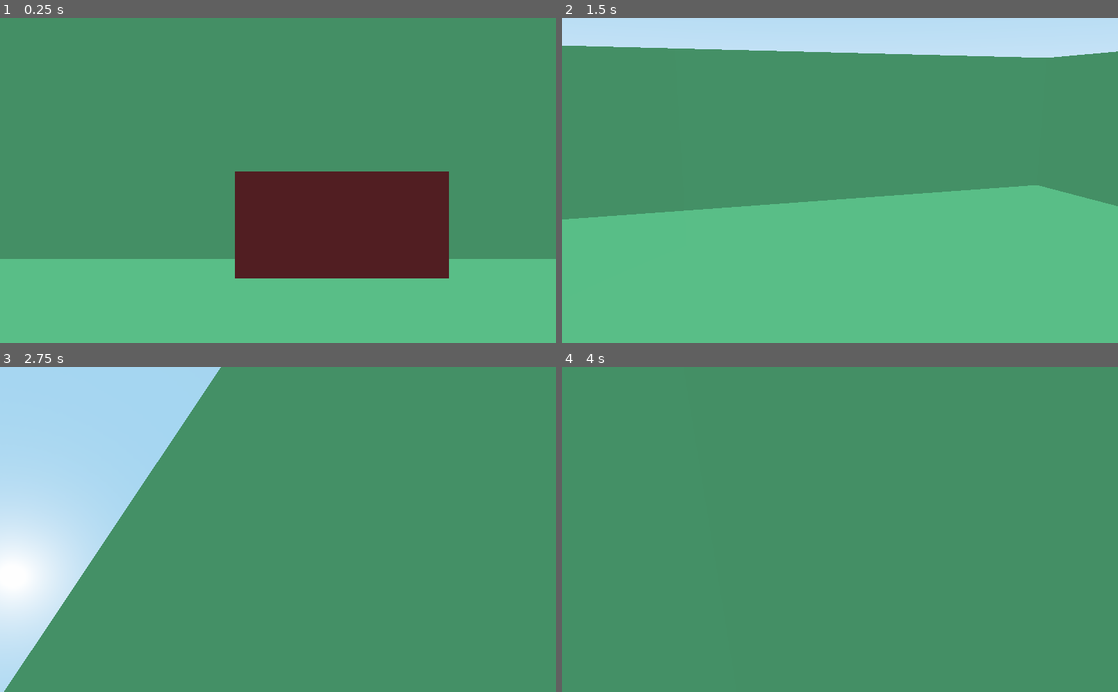
Above: before the commit, frames 1-4 (two rows, left to right).
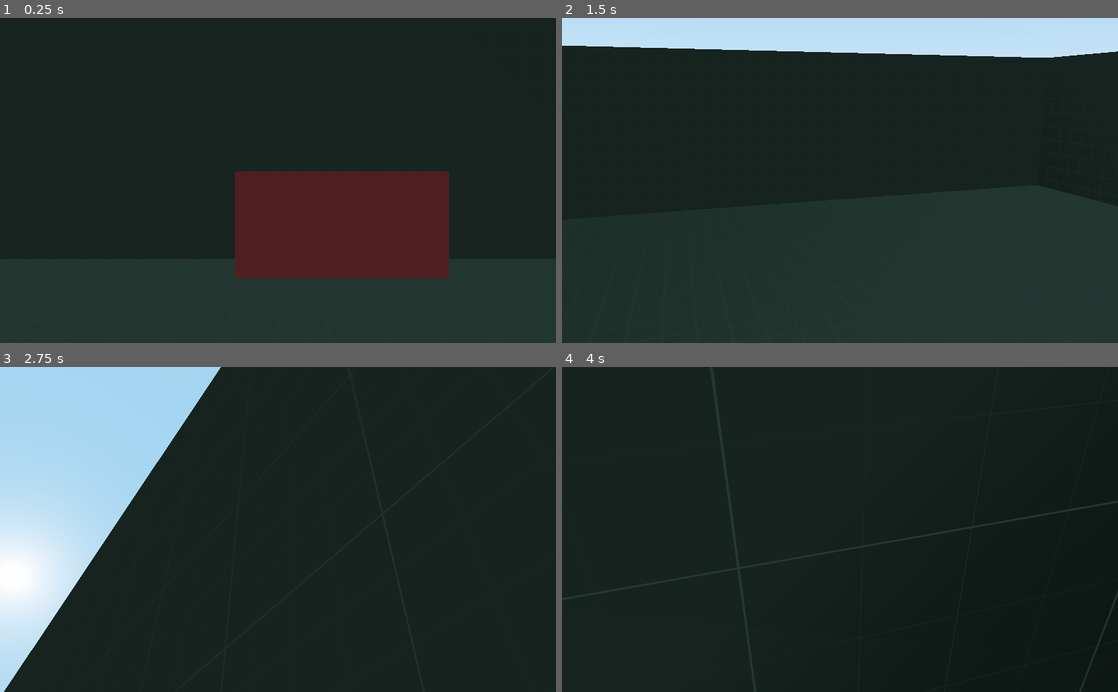
Above: after the commit, the same moments.

Repository: DocentSzachista/PiPG-demo
Game: Godot game, scene res://Main.tscn
The game is run twice, just before and just after one commit, with the same random seed, the same clock (stepped at 60 frames per second) and the same inputs. The project has no main scene, so this scene is started directly.
Inputs (mouse positions are in pixels of both pictures, inside the frame that each line leads up to):
- Up to frame 1 (0.25 s): no input
- Up to frame 2 (1.5 s): move the mouse to (962, 164) at 0.52 s; hold D (move_right) 0.53-1.28 s; hold W (move_foward) 0.53-1.28 s; tap Space (jump) at 0.77 s; move the mouse to (728, 196) at 1.27 s; hold S (move_backward) from 1.28 s (still down); tap W (move_foward) at 1.35 s
- Up to frame 3 (2.75 s): tap Space (jump) at 1.52 s; move the mouse to (333, 458) at 2.02 s; release S (move_backward) at 2.03 s; hold D (move_right) from 2.03 s (still down); hold W (move_foward) from 2.03 s (still down)
- Up to frame 4 (4 s): move the mouse to (812, 594) at 2.77 s; release W (move_foward) at 2.78 s; tap W (move_foward) at 2.85 s; tap Space (jump) at 3.02, 3.77 s; move the mouse to (1006, 578) at 3.52 s; release D (move_right) at 3.53 s; hold A (move_left) from 3.53 s (still down); hold W (move_foward) from 3.53 s (still down)

The runs differ from the first frame. In frame 1, 87% of the frame differs, in the area x 0-100%, y 0-100%; in frame 2, 90%; in frame 3, 80%; in frame 4, 100%.

Commit message:
add detection of items before player

Diff:
--- a/Demo-version/Main.tscn
+++ b/Demo-version/Main.tscn
@@ -1,12 +1,18 @@
-[gd_scene load_steps=7 format=2]
+[gd_scene load_steps=8 format=2]
 
 [ext_resource path="res://assets/Player/Player.tscn" type="PackedScene" id=1]
+[ext_resource path="res://prototype-graphics/prot_dark_mat.tres" type="Material" id=2]
+[ext_resource path="res://prototype-graphics/prot_dark.png" type="Texture" id=3]
 
 [sub_resource type="BoxShape" id=3]
 extents = Vector3( 1, 0.5, 1 )
 
 [sub_resource type="SpatialMaterial" id=5]
 albedo_color = Color( 0.647059, 0.160784, 0.160784, 1 )
+refraction_enabled = true
+refraction_scale = 1.0
+refraction_texture = ExtResource( 3 )
+refraction_texture_channel = 0
 
 [sub_resource type="CubeMesh" id=4]
 material = SubResource( 5 )
@@ -15,9 +21,6 @@
 [sub_resource type="SpatialMaterial" id=6]
 albedo_color = Color( 0.54902, 0.905882, 0.572549, 1 )
 metallic = 0.16
-
-[sub_resource type="SpatialMaterial" id=7]
-albedo_color = Color( 0.54902, 0.905882, 0.572549, 1 )
 
 [node name="Main" type="Node"]
 
@@ -48,4 +51,4 @@
 width = 18.0
 height = 5.0
 depth = 18.0
-material = SubResource( 7 )
+material = ExtResource( 2 )
--- /dev/null
+++ b/Demo-version/assets/Player/InteractionHandler.gd
@@ -0,0 +1,23 @@
+extends Spatial
+
+
+# Declare member variables here. Examples:
+# var a = 2
+# var b = "text"
+
+onready var _raycast := $InteractionRayCast
+
+# Called when the node enters the scene tree for the first time.
+func _ready():
+	pass # Replace with function body.
+
+func _physics_process(delta):
+	if  _raycast.is_colliding():
+		print("cos \n 1")
+	else:
+		print("Not coliding")
+
+
+# Called every frame. 'delta' is the elapsed time since the previous frame.
+#func _process(delta):
+#	pass
--- a/Demo-version/assets/Player/Player.tscn
+++ b/Demo-version/assets/Player/Player.tscn
@@ -1,6 +1,7 @@
-[gd_scene load_steps=3 format=2]
+[gd_scene load_steps=4 format=2]
 
 [ext_resource path="res://assets/Player/Player.gd" type="Script" id=1]
+[ext_resource path="res://assets/Player/InteractionHandler.gd" type="Script" id=2]
 
 [sub_resource type="CapsuleShape" id=1]
 radius = 0.41868
@@ -17,6 +18,16 @@
 transform = Transform( 1, 0, 0, 0, 1, 0, 0, 0, 1, 0, 0.0986278, -0.00166374 )
 fov = 37.1
 
+[node name="Spatial" type="Spatial" parent="Head"]
+transform = Transform( 1, 0, 0, 0, 1, 0, 0, 0, 1, 0, 0.00278246, 0 )
+script = ExtResource( 2 )
+
+[node name="InteractionRayCast" type="RayCast" parent="Head/Spatial"]
+transform = Transform( 1, 0, 0, 0, 1, 0, 0, 0, 1, 0, 0, -0.440341 )
+enabled = true
+cast_to = Vector3( 0, 0, -2 )
+collide_with_areas = true
+
 [node name="PlayerCollisionShape" type="CollisionShape" parent="."]
 transform = Transform( 1, 0, 0, 0, -4.37114e-08, -1, 0, 1, -4.37114e-08, -0.013998, 0.482836, -0.0101421 )
 shape = SubResource( 1 )
--- /dev/null
+++ b/Demo-version/prototype-graphics/prot_dark_mat.tres
@@ -0,0 +1,11 @@
+[gd_resource type="SpatialMaterial" load_steps=2 format=2]
+
+[ext_resource path="res://prototype-graphics/prot_dark.png" type="Texture" id=1]
+
+[resource]
+albedo_color = Color( 0.298039, 0.352941, 0.27451, 1 )
+metallic = 0.49
+normal_enabled = true
+normal_scale = 1.0
+normal_texture = ExtResource( 1 )
+uv1_triplanar = true
--- /dev/null
+++ b/Demo-version/prototype-graphics/world_triplanar.tres
@@ -0,0 +1,8 @@
+[gd_resource type="SpatialMaterial" load_steps=2 format=2]
+
+[ext_resource path="res://Prototyping/prot_dark.png" type="Texture" id=1]
+
+[resource]
+flags_world_triplanar = true
+albedo_texture = ExtResource( 1 )
+uv1_triplanar = true
Binary file added: Demo-version/prototype-graphics/prot_dark.png
Not shown, added: Demo-version/prototype-graphics/prot_dark.png.import
